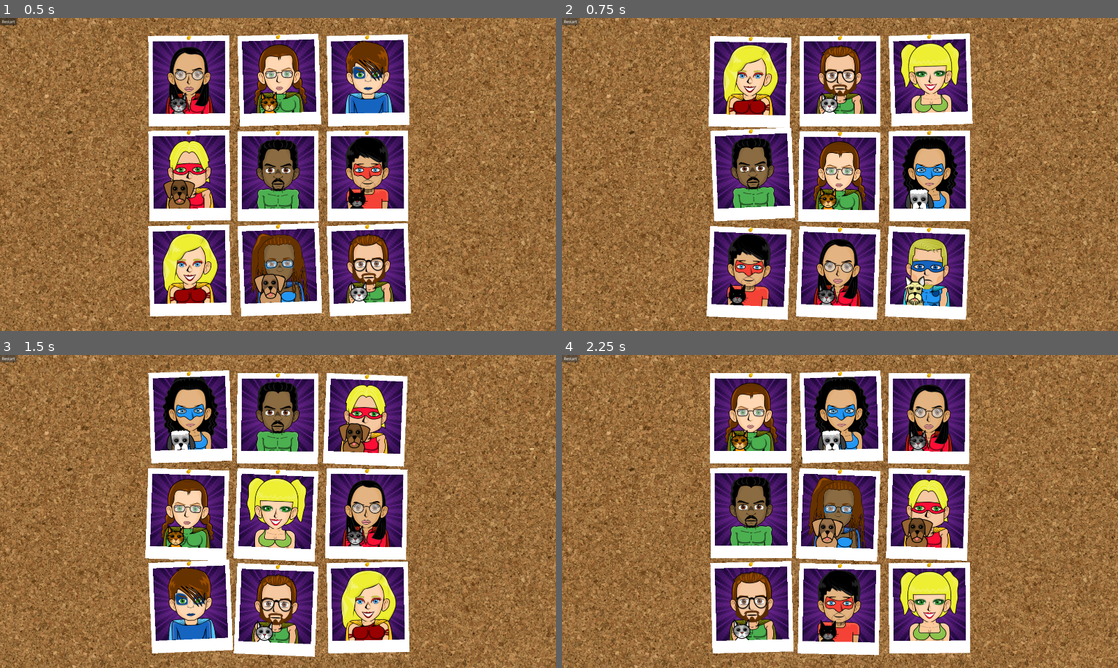
Above: before the commit, frames 1-4 (two rows, left to right).
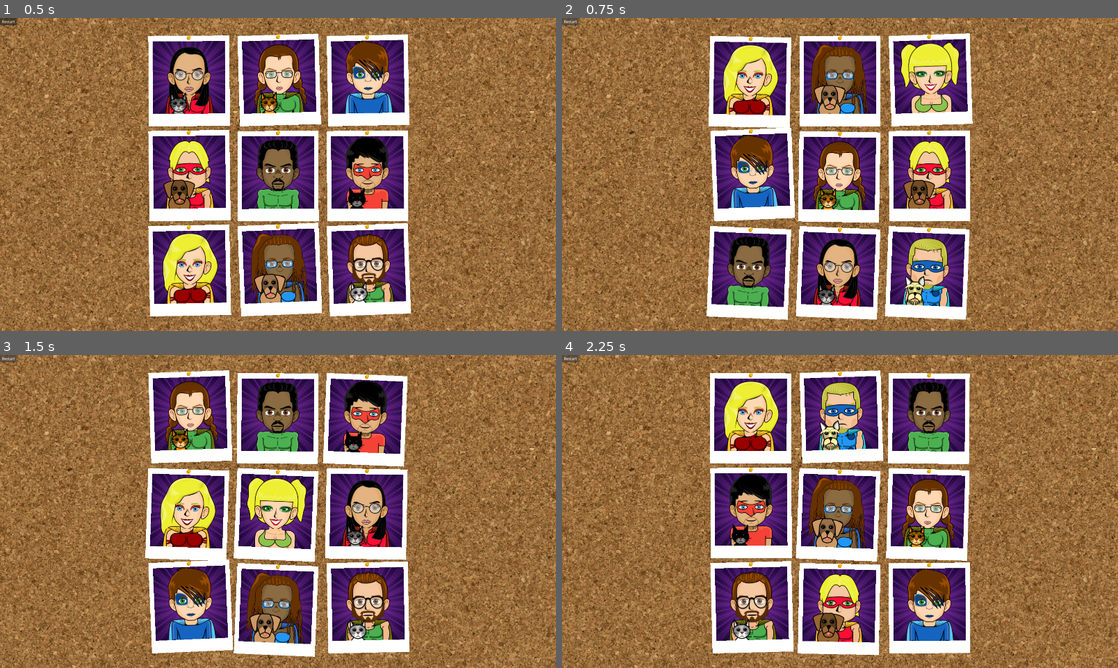
Above: after the commit, the same moments.

Repository: grapejamgames/a_hero_stole_my_wallet
Game: Godot game, scene res://main.tscn
Same seed, same stepped clock (60 frames per second), same inputs: the game is played once before the commit and once after it.
Inputs:
- Up to frame 1 (0.5 s): no input
- Up to frame 2 (0.75 s): click "Restart" at 0.5 s
- Up to frame 3 (1.5 s): click "Restart" at 1.25 s
- Up to frame 4 (2.25 s): click "Restart" at 2 s

Frame 1 is identical in both runs. In frame 2, 6.5% of the frame differs, in the area x 29-72%, y 8-93%; in frame 3, 8.5%; in frame 4, 11%, in the area x 29-72%, y 6-92%.

Commit message:
removed test guilty guy

Diff:
--- a/a_hero_stole_my_wallet/game_round/script_game_round.gd
+++ b/a_hero_stole_my_wallet/game_round/script_game_round.gd
@@ -28,7 +28,7 @@
 		return
 
 	not_guilty_heroes = selected_heroes.duplicate(true)
-	guilty_hero = $Heroes/Phillip #choose_guilty_hero(not_guilty_heroes)
+	guilty_hero = choose_guilty_hero(not_guilty_heroes)
 	guilty_hero.remove_from_group("not_guilty")
 	guilty_hero.my_statement = guilty_hero.get_statement_about_me(false)
 
@@ -36,7 +36,7 @@
 		# Todo check for dupes
 		hero.my_statement = guilty_hero.get_statement_about_me(true)
 
-	#console_output()
+	console_output()
 
 
 func choose_guilty_hero(heroes : Array[Node]) -> Node:
